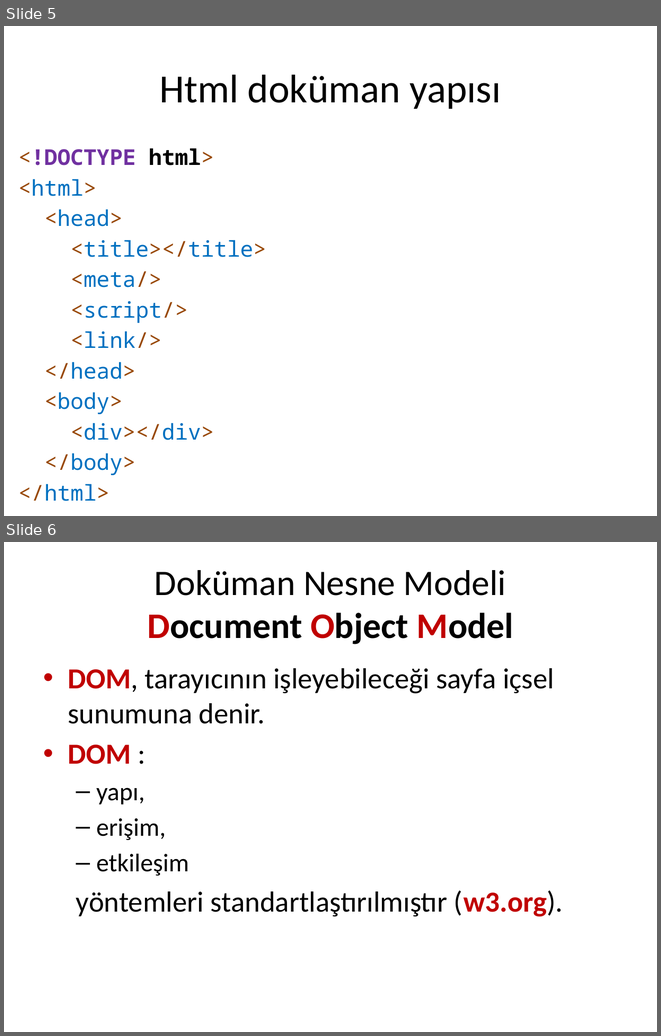
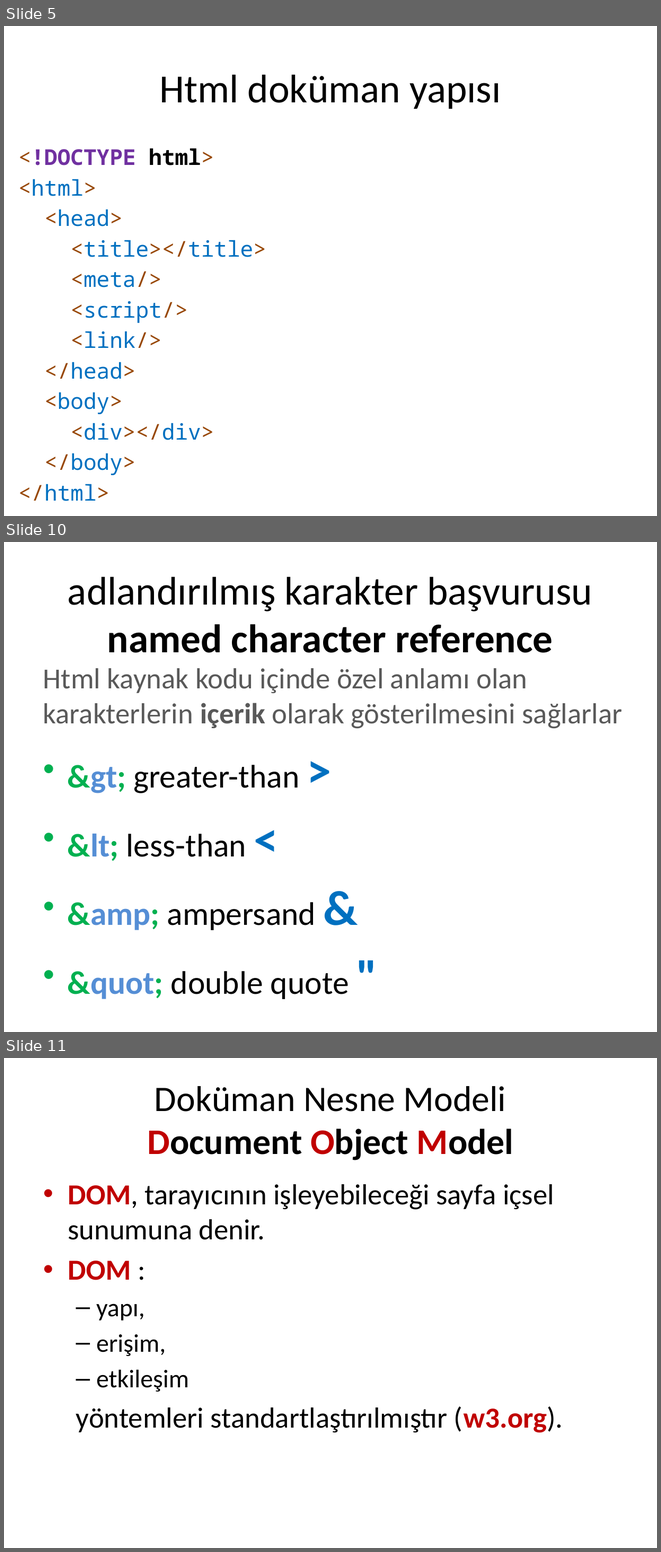
Before and after one commit to cemmerven/html, a slide deck: Html doküman yapısı.pptx. Shown one above the other, each under a label of ours: slides 5 and 6 before the commit, slides 5, 10 and 11 after it; the slides between them are not shown. The pictures are 661x1036 and 661x1552 pixels, drawn with LibreOffice and Linux fonts; fonts in the diff are those of the drawing. Boxes give left, top, right and bottom in pixels: in the first picture for what was removed or moved away, otherwise in the second. Text is boxed around its words. In the diff, an @@ line names an element or a change of style, - is before the commit and + after.

```diff
--- a/Html doküman yapısı.pptx
+++ b/Html doküman yapısı.pptx
@@ slide 10 added at [4,542,657,1032], background #FFFFFF @@
@@ text added at [68,576,592,653], 44 pt, text #000000 @@
+adlandırılmış karakter başvurusu
+named character reference
@@ text added at [43,668,622,999], 32 pt, text #595959 @@
+Html kaynak kodu içinde özel anlamı olan karakterlerin içerik olarak gösterilmesini sağlarlar
+• &gt; greater-than >
+• &lt; less-than <
+• &amp; ampersand &
+• &quot; double quote "
@@ what was slide 6 is now slide 11 @@
```
Also in this commit, not shown: 1 slide changed, 4 other slides added, 3 slides removed, 1 other file.
